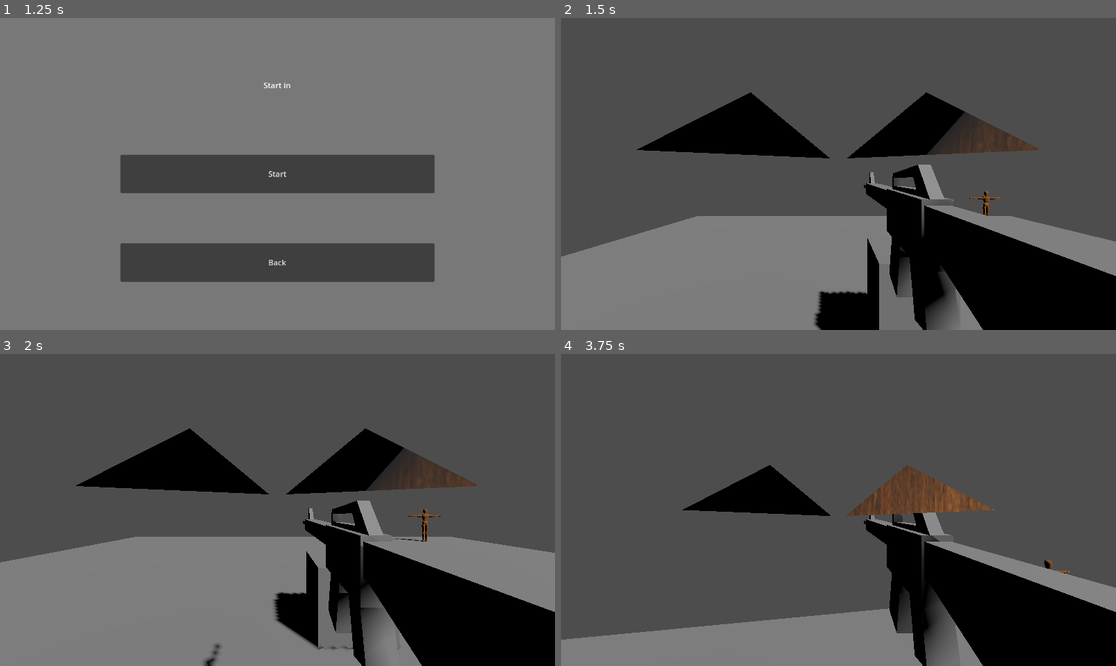
Above: before the commit, frames 1-4 (two rows, left to right).
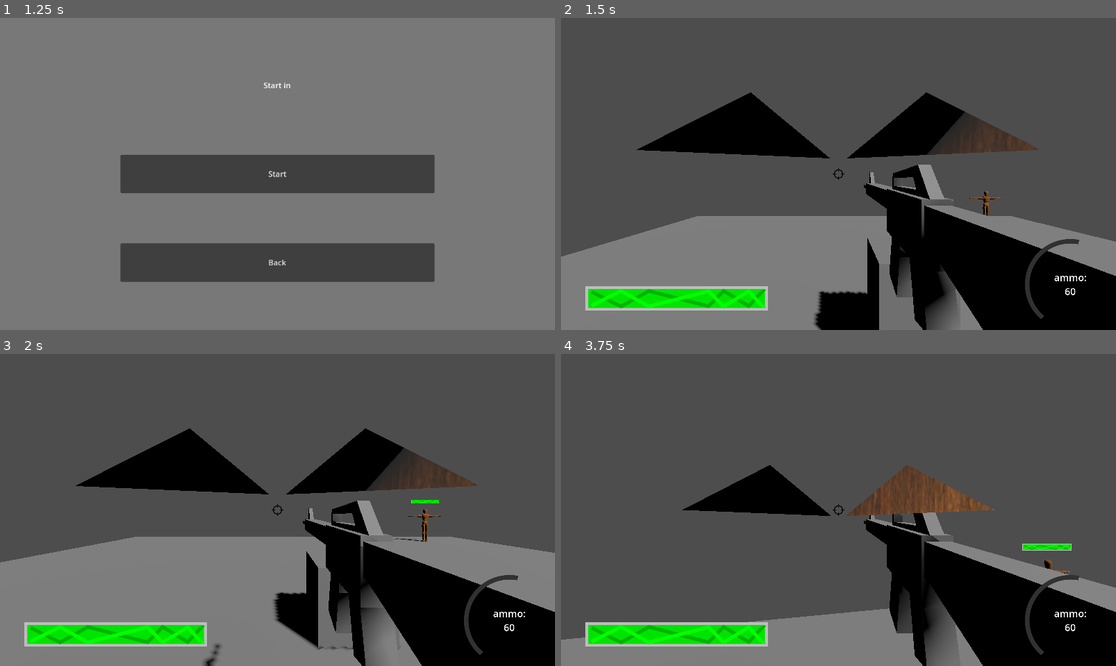
Above: after the commit, the same moments.

Repository: KellyBringino/FirstPersonShooterTest
Game: Godot game, scene res://UI/MainMenu.tscn
The game is run twice, just before and just after one commit, with the same random seed, the same clock (stepped at 60 frames per second) and the same inputs.
Inputs (mouse positions are in pixels of both pictures, inside the frame that each line leads up to):
- Up to frame 1 (1.25 s): click "Start" at 0.5 s
- Up to frame 2 (1.5 s): click "Start" at 1.25 s
- Up to frame 3 (2 s): no input
- Up to frame 4 (3.75 s): tap Enter at 2 s; move the mouse to (866, 510) at 2.02 s; press the mouse at (866, 510) at 2.03 s; hold W (forward) from 2.03 s (still down); tap Space (jump) at 2.27, 3.02 s; tap Shift (sprint) at 2.3, 2.85 s; move the mouse to (810, 510) at 2.77 s; release the mouse at (810, 510) at 2.78 s; click (810, 510) at 3.05 s; move the mouse to (849, 503) at 3.52 s; press the mouse at (849, 503) at 3.53 s

Frame 1 is identical in both runs. In frame 2, 3.0% of the frame differs, in the area x 4-95%, y 48-97%; in frame 3, 3.0%; in frame 4, 3.2%.

Commit message:
added health bar, ammo bar, gun differed shooting mechanics

Diff:
--- a/Enemies/enemy.gd
+++ b/Enemies/enemy.gd
@@ -1,13 +1,18 @@
 extends CharacterBody3D
 
-var health = 100.0
+var health = 200.0
 
+const MAX_HEALTH = 200.0
 const SPEED = 4.0
 const JUMP_VELOCITY = 4.5
 
 # Get the gravity from the project settings to be synced with RigidBody nodes.
 var gravity = ProjectSettings.get_setting("physics/3d/default_gravity")
 
+func _ready():
+	$Sprite3D.texture = $Sprite3D/SubViewport.get_texture()
+	$Sprite3D/SubViewport/TextureProgressBar.max_value = MAX_HEALTH
+	$Sprite3D/SubViewport/TextureProgressBar.value = health
 
 func _physics_process(delta):
 	# Add the gravity.
@@ -18,6 +23,7 @@
 
 func damage(amount):
 	health -= amount
+	$Sprite3D/SubViewport/TextureProgressBar.value = health
 
 func hit(point, damage):
 	print(str(health))
--- a/Enemies/enemy.tscn
+++ b/Enemies/enemy.tscn
@@ -1,8 +1,10 @@
-[gd_scene load_steps=7 format=3 uid="uid://d0hem5d3ho1dn"]
+[gd_scene load_steps=10 format=3 uid="uid://d0hem5d3ho1dn"]
 
 [ext_resource type="ArrayMesh" uid="uid://cnfey8w2vh5qx" path="res://Models/dummy_obj.obj" id="1_40vdc"]
 [ext_resource type="Texture2D" uid="uid://dtck2t5ukosyx" path="res://Models/dummy_wood.jpg" id="1_neysr"]
 [ext_resource type="Script" path="res://Enemies/enemy.gd" id="1_qr6at"]
+[ext_resource type="Texture2D" uid="uid://cjrf3h3xoxrj0" path="res://Sprites/health.svg" id="4_n2ayh"]
+[ext_resource type="Texture2D" uid="uid://b1owhjin572wr" path="res://Sprites/bar back.svg" id="4_nf1n1"]
 
 [sub_resource type="CapsuleShape3D" id="CapsuleShape3D_1t7xa"]
 
@@ -10,6 +12,9 @@
 albedo_texture = ExtResource("1_neysr")
 
 [sub_resource type="Skin" id="Skin_sen5a"]
+
+[sub_resource type="ViewportTexture" id="ViewportTexture_xdtsg"]
+viewport_path = NodePath("Sprite3D/SubViewport")
 
 [node name="Enemy" type="CharacterBody3D"]
 editor_description = "Enemy"
@@ -30,3 +35,18 @@
 mesh = ExtResource("1_40vdc")
 skin = SubResource("Skin_sen5a")
 skeleton = NodePath("../..")
+
+[node name="Sprite3D" type="Sprite3D" parent="."]
+transform = Transform3D(0.2, 0, 0, 0, 0.2, 0, 0, 0, 0.2, 0, 2.14703, 0)
+billboard = 1
+texture = SubResource("ViewportTexture_xdtsg")
+
+[node name="SubViewport" type="SubViewport" parent="Sprite3D"]
+size = Vector2i(760, 105)
+
+[node name="TextureProgressBar" type="TextureProgressBar" parent="Sprite3D/SubViewport"]
+offset_right = 756.0
+offset_bottom = 102.0
+value = 100.0
+texture_under = ExtResource("4_nf1n1")
+texture_progress = ExtResource("4_n2ayh")
--- a/Global/Game.gd
+++ b/Global/Game.gd
@@ -26,6 +26,7 @@
 
 func resume():
 	paused = false
+	$"../World/GUI".unpause()
 	StartLevel()
 
 func StartLevel():
@@ -37,6 +38,7 @@
 func playerReady():
 	var player = $"../World/Player"
 	player.setSens(0.8,0.8)
+	player.setHealth(200.0)
 
 	if weapons[0] == GunType.RIFLE:
 		var rifle = rifleInstance.instantiate()
--- a/Guns/Gun.gd
+++ b/Guns/Gun.gd
@@ -1,10 +1,10 @@
 class_name Gun
 extends Node3D
 
-@onready var barrelEnd = get_node("BarrelEnd")
 @onready var shootRay: RayCast3D = get_node("BarrelEnd/ShootRay")
 
 var damage : float
+var chambered : bool = true
 
 # Called when the node enters the scene tree for the first time.
 func _ready():
@@ -16,8 +16,18 @@
 	pass
 
 func fire():
-	var object = shootRay.get_collider()
-	if (object != null):
-		#print("hit a " + str(object))
-		if object.editor_description.contains("Enemy"):
-			object.hit(shootRay.get_collision_point(),damage)
+	if chambered:
+		var object = shootRay.get_collider()
+		if (object != null):
+			#print("hit a " + str(object))
+			if object.editor_description.contains("Enemy"):
+				object.hit(shootRay.get_collision_point(),damage)
+		$ShotTimer.start()
+
+func singleFire():
+	fire()
+func heldFire():
+	fire()
+
+func _on_shot_timer_timeout():
+	chambered = true
--- a/Guns/pistol.gd
+++ b/Guns/pistol.gd
@@ -1,7 +1,7 @@
 extends Gun
 
 func _ready():
-	damage = 15
+	damage = 10
 
-func _process(delta):
+func heldFire():
 	pass
--- a/Guns/pistol.tscn
+++ b/Guns/pistol.tscn
@@ -17,5 +17,7 @@
 collision_mask = 5
 
 [node name="ShotTimer" type="Timer" parent="."]
-wait_time = 0.1
+wait_time = 0.3
 one_shot = true
+
+[connection signal="timeout" from="ShotTimer" to="." method="_on_shot_timer_timeout"]
--- a/Guns/rifle.gd
+++ b/Guns/rifle.gd
@@ -3,9 +3,7 @@
 
 # Called when the node enters the scene tree for the first time.
 func _ready():
-	damage = 10
+	damage = 2
 
-
-# Called every frame. 'delta' is the elapsed time since the previous frame.
-func _process(delta):
+func singleFire():
 	pass
--- a/Guns/rifle.tscn
+++ b/Guns/rifle.tscn
@@ -15,3 +15,9 @@
 [node name="ShootRay" type="RayCast3D" parent="BarrelEnd"]
 target_position = Vector3(0, 0, -50)
 collision_mask = 5
+
+[node name="ShotTimer" type="Timer" parent="."]
+wait_time = 0.1
+one_shot = true
+
+[connection signal="timeout" from="ShotTimer" to="." method="_on_shot_timer_timeout"]
--- a/Player/Player.gd
+++ b/Player/Player.gd
@@ -1,29 +1,29 @@
 extends CharacterBody3D
-
 
 const SPEED = 4.0
 const SPRINT_MULT = 1.5
 const JUMP_VELOCITY = 7
+const TILT_LOWER_LIMIT := deg_to_rad(-90.0)
+const TILT_UPPER_LIMIT := deg_to_rad(90.0)
 
-@export var TILT_LOWER_LIMIT := deg_to_rad(-90.0)
-@export var TILT_UPPER_LIMIT := deg_to_rad(90.0)
-@export var CAMERA_CONTROLLER : Camera3D
+var sprinting : bool = false
+var health : float
+var maxHealth : float
 
-var mouseInput : bool = false
-var sprinting : bool = false
+var holdingPrimary : bool = true
+var holdingHeavy : bool = false
+var leadTrigger : bool = false
+var primary
+var secondary
+var heavy
+
 var mouseRot : Vector3
 var rotInput : float
 var tiltInput : float
 var horizontalsens : float = 1.0
 var verticalsens : float = 1.0
 
-var holdingPrimary : bool = true
-var holdingHeavy : bool = false
-var primary
-var secondary
-var heavy
-
-var DEV_pos : Vector3
+#var DEV_pos : Vector3
 
 var gravity = ProjectSettings.get_setting("physics/3d/default_gravity")
 
@@ -37,20 +37,31 @@
 	if not is_on_floor():
 		velocity.y -= gravity * delta
 
+	holdFireHeldGun()
 	pointGun()
 	move(delta)
 	updateCamera(delta)
 
 	move_and_slide()
 
-func fireHeldGun():
+func holdFireHeldGun():
+	if leadTrigger:
+		if holdingHeavy:
+			heavy.heldFire()
+		else:
+			if holdingPrimary:
+				primary.heldFire()
+			else:
+				secondary.heldFire()
+
+func singleFireHeldGun():
 	if holdingHeavy:
-		heavy.fire()
+		heavy.singleFire()
 	else:
 		if holdingPrimary:
-			primary.fire()
+			primary.singleFire()
 		else:
-			secondary.fire()
+			secondary.singleFire()
 
 func move(delta):
 	# Handle jump.
@@ -100,11 +111,6 @@
 	rotInput = 0.0
 	tiltInput = 0.0
 
-
-func setSens(x,y):
-	horizontalsens = x
-	verticalsens = y
-
 func swapWeapons():
 	if holdingHeavy:
 		if holdingPrimary:
@@ -116,9 +122,6 @@
 			equipSecondary()
 		else:
 			equipPrimary()
-
-func swapHeavy():
-	equipHeavy()
 
 func equipPrimary():
 	holdingPrimary = true
@@ -137,6 +140,16 @@
 	$CameraController/GunController/Weapon1.hide()
 	$CameraController/GunController/Weapon2.hide()
 	$CameraController/GunController/Weapon3.show()
+
+func setSens(x,y):
+	horizontalsens = x
+	verticalsens = y
+
+func setHealth(amount):
+	maxHealth = amount
+	health = amount
+func getHealth():
+	return health
 
 func setGuns(allThree):
 	match allThree[0]:
@@ -159,7 +172,7 @@
 		equipPrimary()
 
 func _on_swap_button_timer_timeout():
-	swapHeavy()
+	equipHeavy()
 
 func _input(event):
 	if event.is_action_pressed("weapon_swap"):
@@ -169,10 +182,12 @@
 		$SwapButtonTimer.stop()
 
 	if event.is_action_pressed("fire"):
-		fireHeldGun()
+		singleFireHeldGun()
+		leadTrigger = true
+	elif event.is_action_released("fire"):
+		leadTrigger = false
 
 func _unhandled_input(event):
-	mouseInput = !Game.pauseCheck() and event is InputEventMouseMotion
-	if mouseInput:
+	if !Game.pauseCheck() and event is InputEventMouseMotion:
 		rotInput = -event.relative.x
 		tiltInput = -event.relative.y
--- /dev/null
+++ b/Sprites/bar back.svg
@@ -0,0 +1,38 @@
+<?xml version="1.0" encoding="UTF-8" standalone="no"?>
+<svg
+   xmlns:dc="http://purl.org/dc/elements/1.1/"
+   xmlns:cc="http://creativecommons.org/ns#"
+   xmlns:rdf="http://www.w3.org/1999/02/22-rdf-syntax-ns#"
+   xmlns:svg="http://www.w3.org/2000/svg"
+   xmlns="http://www.w3.org/2000/svg"
+   id="svg6254"
+   version="1.1"
+   viewBox="0 0 200 27"
+   height="27mm"
+   width="200mm">
+  <defs
+     id="defs6248" />
+  <metadata
+     id="metadata6251">
+    <rdf:RDF>
+      <cc:Work
+         rdf:about="">
+        <dc:format>image/svg+xml</dc:format>
+        <dc:type
+           rdf:resource="http://purl.org/dc/dcmitype/StillImage" />
+        <dc:title></dc:title>
+      </cc:Work>
+    </rdf:RDF>
+  </metadata>
+  <g
+     transform="translate(0,-269.99998)"
+     id="layer1">
+    <rect
+       y="270.56665"
+       x="0.56666934"
+       height="25.866661"
+       width="198.86667"
+       id="rect6799"
+       style="opacity:1;vector-effect:none;fill:#8a8a8a;fill-opacity:1;fill-rule:evenodd;stroke:#000000;stroke-width:1.13333869;stroke-linecap:butt;stroke-linejoin:miter;stroke-miterlimit:4;stroke-dasharray:none;stroke-dashoffset:0;stroke-opacity:1" />
+  </g>
+</svg>
--- /dev/null
+++ b/Sprites/circle bar.svg
@@ -0,0 +1,37 @@
+<?xml version="1.0" encoding="UTF-8" standalone="no"?>
+<svg
+   xmlns:dc="http://purl.org/dc/elements/1.1/"
+   xmlns:cc="http://creativecommons.org/ns#"
+   xmlns:rdf="http://www.w3.org/1999/02/22-rdf-syntax-ns#"
+   xmlns:svg="http://www.w3.org/2000/svg"
+   xmlns="http://www.w3.org/2000/svg"
+   id="svg6807"
+   version="1.1"
+   viewBox="0 0 100 100"
+   height="100mm"
+   width="100mm">
+  <defs
+     id="defs6801" />
+  <metadata
+     id="metadata6804">
+    <rdf:RDF>
+      <cc:Work
+         rdf:about="">
+        <dc:format>image/svg+xml</dc:format>
+        <dc:type
+           rdf:resource="http://purl.org/dc/dcmitype/StillImage" />
+        <dc:title></dc:title>
+      </cc:Work>
+    </rdf:RDF>
+  </metadata>
+  <g
+     transform="translate(0,-197)"
+     id="layer1">
+    <circle
+       r="47.500004"
+       cy="247.00002"
+       cx="50.000004"
+       id="path7352"
+       style="opacity:1;fill:none;fill-opacity:1;stroke:#808080;stroke-width:5;stroke-linejoin:miter;stroke-miterlimit:4;stroke-dasharray:none;stroke-opacity:1" />
+  </g>
+</svg>
--- /dev/null
+++ b/Sprites/crosshair.svg
@@ -0,0 +1,53 @@
+<?xml version="1.0" encoding="UTF-8" standalone="no"?>
+<svg
+   xmlns:dc="http://purl.org/dc/elements/1.1/"
+   xmlns:cc="http://creativecommons.org/ns#"
+   xmlns:rdf="http://www.w3.org/1999/02/22-rdf-syntax-ns#"
+   xmlns:svg="http://www.w3.org/2000/svg"
+   xmlns="http://www.w3.org/2000/svg"
+   id="svg8"
+   version="1.1"
+   viewBox="0 0 125 125"
+   height="125mm"
+   width="125mm">
+  <defs
+     id="defs2" />
+  <metadata
+     id="metadata5">
+    <rdf:RDF>
+      <cc:Work
+         rdf:about="">
+        <dc:format>image/svg+xml</dc:format>
+        <dc:type
+           rdf:resource="http://purl.org/dc/dcmitype/StillImage" />
+        <dc:title></dc:title>
+      </cc:Work>
+    </rdf:RDF>
+  </metadata>
+  <g
+     transform="translate(0,-172)"
+     id="layer1">
+    <circle
+       r="45.454544"
+       cy="234.5"
+       cx="62.5"
+       id="path815"
+       style="opacity:1;fill:none;fill-opacity:1;stroke:#000000;stroke-width:9.090909;stroke-linejoin:miter;stroke-miterlimit:4;stroke-dasharray:none;stroke-opacity:1" />
+    <path
+       id="path4530"
+       d="M 0,234.5 H 35 Z"
+       style="fill:none;stroke:#000000;stroke-width:10;stroke-linecap:butt;stroke-linejoin:miter;stroke-miterlimit:4;stroke-dasharray:none;stroke-opacity:1" />
+    <path
+       style="fill:none;stroke:#000000;stroke-width:10;stroke-linecap:butt;stroke-linejoin:miter;stroke-miterlimit:4;stroke-dasharray:none;stroke-opacity:1"
+       d="m 90,234.5 h 34.99999 z"
+       id="path4532" />
+    <path
+       id="path4534"
+       d="m 62.5,262 v 35 z"
+       style="fill:none;stroke:#000000;stroke-width:10;stroke-linecap:butt;stroke-linejoin:miter;stroke-miterlimit:4;stroke-dasharray:none;stroke-opacity:1" />
+    <path
+       style="fill:none;stroke:#000000;stroke-width:10;stroke-linecap:butt;stroke-linejoin:miter;stroke-miterlimit:4;stroke-dasharray:none;stroke-opacity:1"
+       d="m 62.5,172 v 35 z"
+       id="path4536" />
+  </g>
+</svg>
--- /dev/null
+++ b/Sprites/health.svg
@@ -0,0 +1,72 @@
+<?xml version="1.0" encoding="UTF-8" standalone="no"?>
+<svg
+   xmlns:osb="http://www.openswatchbook.org/uri/2009/osb"
+   xmlns:dc="http://purl.org/dc/elements/1.1/"
+   xmlns:cc="http://creativecommons.org/ns#"
+   xmlns:rdf="http://www.w3.org/1999/02/22-rdf-syntax-ns#"
+   xmlns:svg="http://www.w3.org/2000/svg"
+   xmlns="http://www.w3.org/2000/svg"
+   id="svg8"
+   version="1.1"
+   viewBox="0 0 200.03325 27.033255"
+   height="27.033255mm"
+   width="200.03325mm">
+  <defs
+     id="defs2">
+    <linearGradient
+       osb:paint="gradient"
+       id="linearGradient4532">
+      <stop
+         id="stop4528"
+         offset="0"
+         style="stop-color:#7d7d7d;stop-opacity:1;" />
+      <stop
+         id="stop4530"
+         offset="1"
+         style="stop-color:#7d7d7d;stop-opacity:0;" />
+    </linearGradient>
+    <filter
+       height="1.2870001"
+       y="-0.14350007"
+       width="1.02619"
+       x="-0.013095056"
+       id="filter6242"
+       style="color-interpolation-filters:sRGB">
+      <feGaussianBlur
+         id="feGaussianBlur6244"
+         stdDeviation="1.0217223" />
+    </filter>
+  </defs>
+  <metadata
+     id="metadata5">
+    <rdf:RDF>
+      <cc:Work
+         rdf:about="">
+        <dc:format>image/svg+xml</dc:format>
+        <dc:type
+           rdf:resource="http://purl.org/dc/dcmitype/StillImage" />
+        <dc:title></dc:title>
+      </cc:Work>
+    </rdf:RDF>
+  </metadata>
+  <g
+     transform="translate(0,-269.96674)"
+     id="layer1">
+    <rect
+       y="271.46674"
+       x="1.5"
+       height="24.033255"
+       width="197.03325"
+       id="rect815"
+       style="opacity:1;vector-effect:none;fill:#00e300;fill-opacity:1;fill-rule:evenodd;stroke:#bdbdbd;stroke-width:3;stroke-linecap:butt;stroke-linejoin:miter;stroke-miterlimit:4;stroke-dasharray:none;stroke-dashoffset:0;stroke-opacity:1" />
+    <path
+       id="path6004"
+       d="m 6.6453487,276.11461 32.2774073,16.13871 30.616072,-17.08803 65.504152,16.8507 16.61337,-16.8507 27.53073,16.61337 14.7147,-15.90138 h -0.23733"
+       style="fill:none;stroke:#00b500;stroke-width:4;stroke-linecap:butt;stroke-linejoin:miter;stroke-miterlimit:4;stroke-dasharray:none;stroke-opacity:1;filter:url(#filter6242)" />
+    <path
+       transform="matrix(1,0,0,-1,0,567.41861)"
+       style="fill:none;stroke:#00ff00;stroke-width:4;stroke-linecap:butt;stroke-linejoin:miter;stroke-miterlimit:4;stroke-dasharray:none;stroke-opacity:1;filter:url(#filter6242)"
+       d="m 6.6453487,276.11461 32.2774073,16.13871 30.616072,-17.08803 65.504152,16.8507 16.61337,-16.8507 27.53073,16.61337 14.7147,-15.90138 h -0.23733"
+       id="path6246" />
+  </g>
+</svg>
--- a/UI/GUI.tscn
+++ b/UI/GUI.tscn
@@ -1,13 +1,120 @@
-[gd_scene load_steps=2 format=3 uid="uid://b5gjr4qrdvma7"]
+[gd_scene load_steps=6 format=3 uid="uid://b5gjr4qrdvma7"]
 
 [ext_resource type="Script" path="res://UI/UI.gd" id="1_81un3"]
+[ext_resource type="Texture2D" uid="uid://drchcncoxm6r2" path="res://Sprites/crosshair.svg" id="2_ekvqs"]
+[ext_resource type="Texture2D" uid="uid://b1owhjin572wr" path="res://Sprites/bar back.svg" id="3_mt0so"]
+[ext_resource type="Texture2D" uid="uid://crmjikty86roj" path="res://Sprites/circle bar.svg" id="3_wyimq"]
+[ext_resource type="Texture2D" uid="uid://cjrf3h3xoxrj0" path="res://Sprites/health.svg" id="4_0u4fy"]
 
 [node name="GUI" type="Node2D"]
 script = ExtResource("1_81un3")
 
 [node name="CanvasLayer" type="CanvasLayer" parent="."]
 
+[node name="InGameGUI" type="Control" parent="CanvasLayer"]
+layout_mode = 3
+anchors_preset = 15
+anchor_right = 1.0
+anchor_bottom = 1.0
+grow_horizontal = 2
+grow_vertical = 2
+mouse_filter = 2
+
+[node name="CrosshairCenterContainer" type="CenterContainer" parent="CanvasLayer/InGameGUI"]
+offset_left = 576.0
+offset_top = 324.0
+offset_right = 576.0
+offset_bottom = 324.0
+grow_horizontal = 2
+grow_vertical = 2
+size_flags_horizontal = 3
+size_flags_vertical = 3
+
+[node name="Crosshair" type="Sprite2D" parent="CanvasLayer/InGameGUI/CrosshairCenterContainer"]
+scale = Vector2(0.05, 0.05)
+texture = ExtResource("2_ekvqs")
+
+[node name="AmmoContainer" type="Control" parent="CanvasLayer/InGameGUI"]
+layout_mode = 1
+anchors_preset = 3
+anchor_left = 1.0
+anchor_top = 1.0
+anchor_right = 1.0
+anchor_bottom = 1.0
+offset_left = -40.0
+offset_top = -40.0
+grow_horizontal = 0
+grow_vertical = 0
+mouse_filter = 2
+
+[node name="AmmoController" type="Node2D" parent="CanvasLayer/InGameGUI/AmmoContainer"]
+position = Vector2(40, 40)
+scale = Vector2(0.5, 0.5)
+
+[node name="AmmoBar" type="TextureProgressBar" parent="CanvasLayer/InGameGUI/AmmoContainer/AmmoController"]
+anchors_preset = 3
+anchor_left = 1.0
+anchor_top = 1.0
+anchor_right = 1.0
+anchor_bottom = 1.0
+offset_left = -378.0
+offset_top = -378.0
+grow_horizontal = 0
+grow_vertical = 0
+value = 100.0
+fill_mode = 4
+texture_under = ExtResource("3_wyimq")
+texture_progress = ExtResource("3_wyimq")
+tint_under = Color(0, 0, 0, 0)
+tint_progress = Color(0.380392, 0.380392, 0.380392, 1)
+radial_initial_angle = 220.0
+radial_fill_degrees = 151.1
+
+[node name="AmmoCounter" type="Label" parent="CanvasLayer/InGameGUI/AmmoContainer/AmmoController"]
+anchors_preset = 3
+anchor_left = 1.0
+anchor_top = 1.0
+anchor_right = 1.0
+anchor_bottom = 1.0
+offset_left = -256.0
+offset_top = -246.0
+offset_right = -122.0
+offset_bottom = -133.0
+grow_horizontal = 0
+grow_vertical = 0
+theme_override_font_sizes/font_size = 40
+text = "ammo:
+60"
+horizontal_alignment = 1
+vertical_alignment = 1
+
+[node name="HealthBarContainer" type="Control" parent="CanvasLayer/InGameGUI"]
+layout_mode = 1
+anchors_preset = 2
+anchor_top = 1.0
+anchor_bottom = 1.0
+offset_top = -40.0
+offset_right = 40.0
+grow_vertical = 0
+mouse_filter = 2
+
+[node name="HealthBarController" type="Node2D" parent="CanvasLayer/InGameGUI/HealthBarContainer"]
+scale = Vector2(0.5, 0.5)
+
+[node name="HealthBar" type="TextureProgressBar" parent="CanvasLayer/InGameGUI/HealthBarContainer/HealthBarController"]
+anchors_preset = 2
+anchor_top = 1.0
+anchor_bottom = 1.0
+offset_left = 102.0
+offset_top = -102.0
+offset_right = 858.0
+grow_vertical = 0
+value = 70.0
+texture_under = ExtResource("3_mt0so")
+texture_progress = ExtResource("4_0u4fy")
+
 [node name="PauseMenu" type="MarginContainer" parent="CanvasLayer"]
+visible = false
 anchors_preset = 15
 anchor_right = 1.0
 anchor_bottom = 1.0
--- a/UI/UI.gd
+++ b/UI/UI.gd
@@ -1,9 +1,17 @@
 extends Node2D
 
+@onready var healthbar = $CanvasLayer/InGameGUI/HealthBarContainer/HealthBarController/HealthBar
+@onready var ammobar = $CanvasLayer/InGameGUI/AmmoContainer/AmmoController/AmmoBar
+@onready var ammocounter = $CanvasLayer/InGameGUI/AmmoContainer/AmmoController/AmmoCounter
 
 # Called when the node enters the scene tree for the first time.
 func _ready():
 	unpause()
+	healthbar.max_value = $"../Player".maxHealth
+	healthbar.value = $"../Player".health
+
+func _process(delta):
+	healthbar.value = $"../Player".health
 
 func pause():
 	$CanvasLayer/PauseMenu.show()
Not shown, added: Sprites/bar back.svg.import
Not shown, added: Sprites/circle bar.svg.import
Not shown, added: Sprites/crosshair.svg.import
Binary file added: Sprites/health.png
Not shown, added: Sprites/health.png.import
Not shown, added: Sprites/health.svg.import
